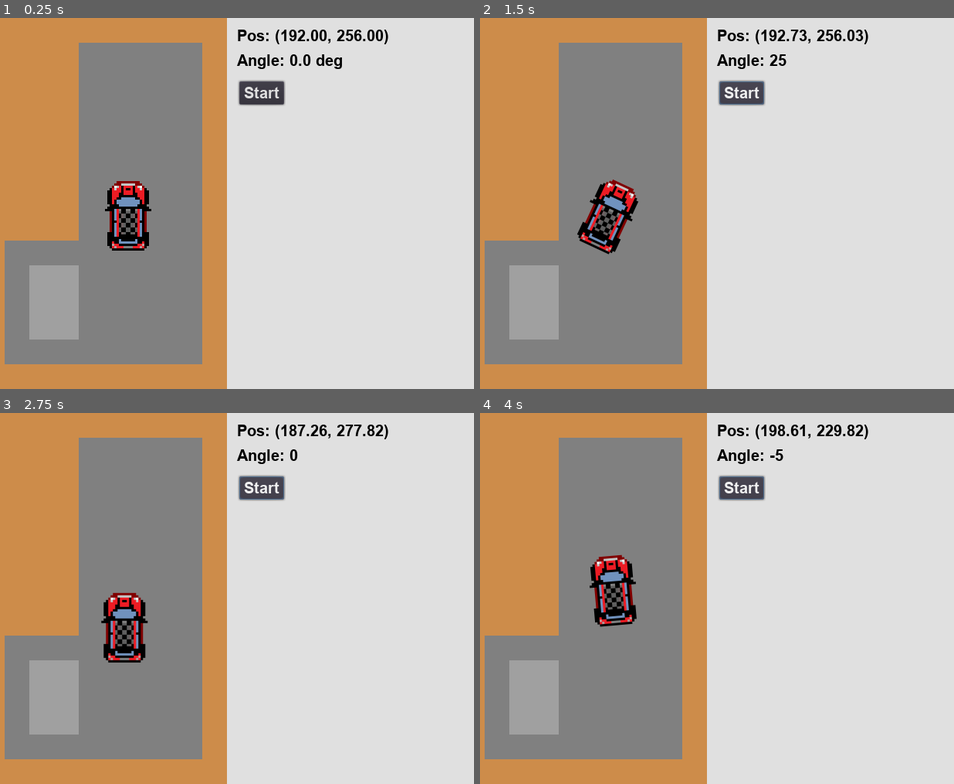
Above: before the commit, frames 1-4 (two rows, left to right).
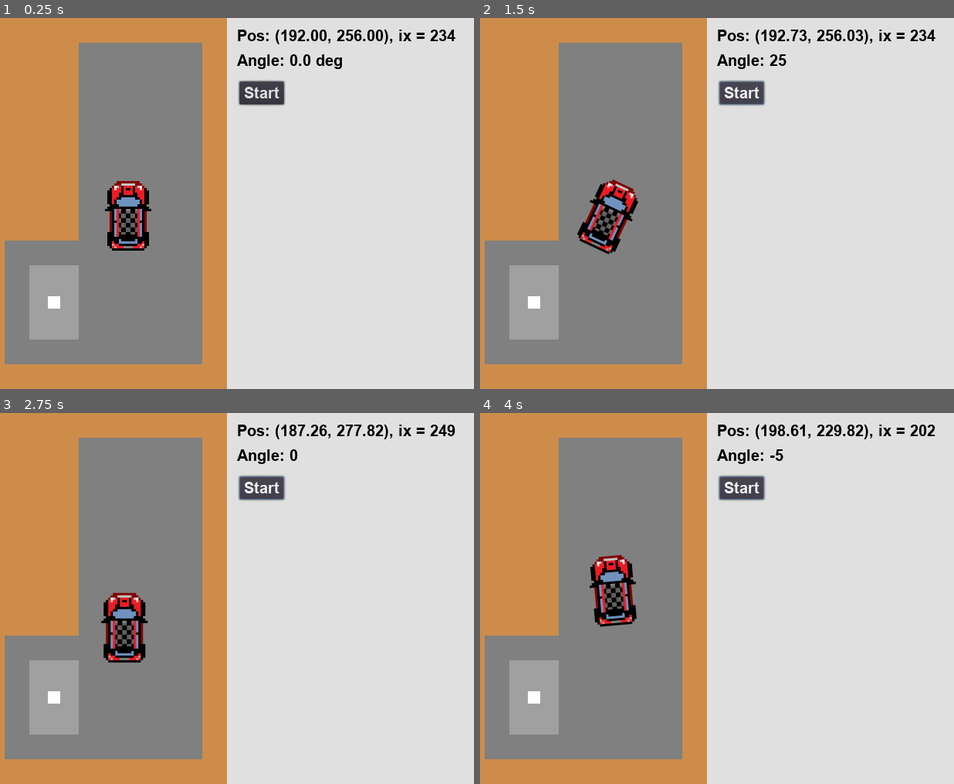
Above: after the commit, the same moments.

Repository: vivisuke/ParallelParking
Game: Godot game, scene res://MainScene.tscn
The game is run twice, just before and just after one commit, with the same random seed, the same clock (stepped at 60 frames per second) and the same inputs.
Inputs:
- Up to frame 1 (0.25 s): no input
- Up to frame 2 (1.5 s): click "Start" at 0.5 s; click "Start" at 1.25 s
- Up to frame 3 (2.75 s): hold Right (ui_right) from 2.03 s (still down)
- Up to frame 4 (4 s): release Right (ui_right) at 2.78 s; hold Down (ui_down) 2.78-3.53 s; hold Right (ui_right) from 3.53 s (still down)

The runs differ from the first frame. In frame 1, 0.2% of the frame differs, in the area x 10-97%, y 3-79%; in frame 2, 0.2%; in frame 3, 0.3%; in frame 4, 0.3%.

Commit message:
0008 ◎ C 09/11 09/11 0.001│ToDo│ゴール位置に矩形設置

Diff:
--- a/ParallelParking/MainScene.gd
+++ b/ParallelParking/MainScene.gd
@@ -24,6 +24,9 @@
 	car_angle = 0
 func updateCarPos():
 	$Panel/PosLabel.text = "Pos: (%.2f, %.2f)" % [$Car.position.x, $Car.position.y]
+	var x : int = int($Car.position.x - 32) / 16
+	var y : int = int($Car.position.y - 32) / 16
+	$Panel/PosLabel.text += ", ix = %d" % (y*16+x)
 
 func _ready():
 	rng.randomize()
--- a/ParallelParking/MainScene.tscn
+++ b/ParallelParking/MainScene.tscn
@@ -1,10 +1,11 @@
-[gd_scene load_steps=11 format=2]
+[gd_scene load_steps=12 format=2]
 
 [ext_resource path="res://images/RED_R_JCW.png" type="Texture" id=1]
 [ext_resource path="res://images/gray32.png" type="Texture" id=2]
 [ext_resource path="res://images/brown32.png" type="Texture" id=3]
 [ext_resource path="res://MainScene.gd" type="Script" id=4]
 [ext_resource path="res://fonts/arialbd.ttf" type="DynamicFontData" id=5]
+[ext_resource path="res://images/white16.png" type="Texture" id=6]
 
 [sub_resource type="DynamicFont" id=4]
 size = 20
@@ -127,4 +128,8 @@
 [node name="CollisionShape2D" type="CollisionShape2D" parent="Car"]
 shape = SubResource( 3 )
 
+[node name="Goal" type="Sprite" parent="."]
+position = Vector2( 96, 368 )
+texture = ExtResource( 6 )
+
 [connection signal="pressed" from="Panel/StartButton" to="." method="_on_StartButton_pressed"]
Binary file added: ParallelParking/images/white16.png
Not shown, added: ParallelParking/images/white16.png.import
Not shown, changed: ParallelParking.spr
